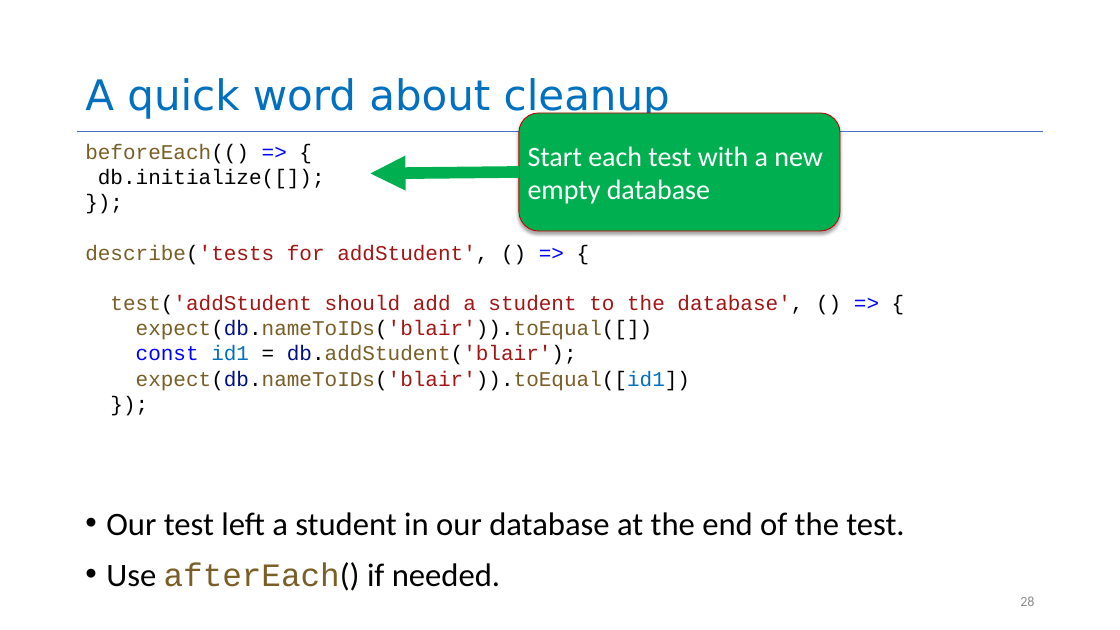
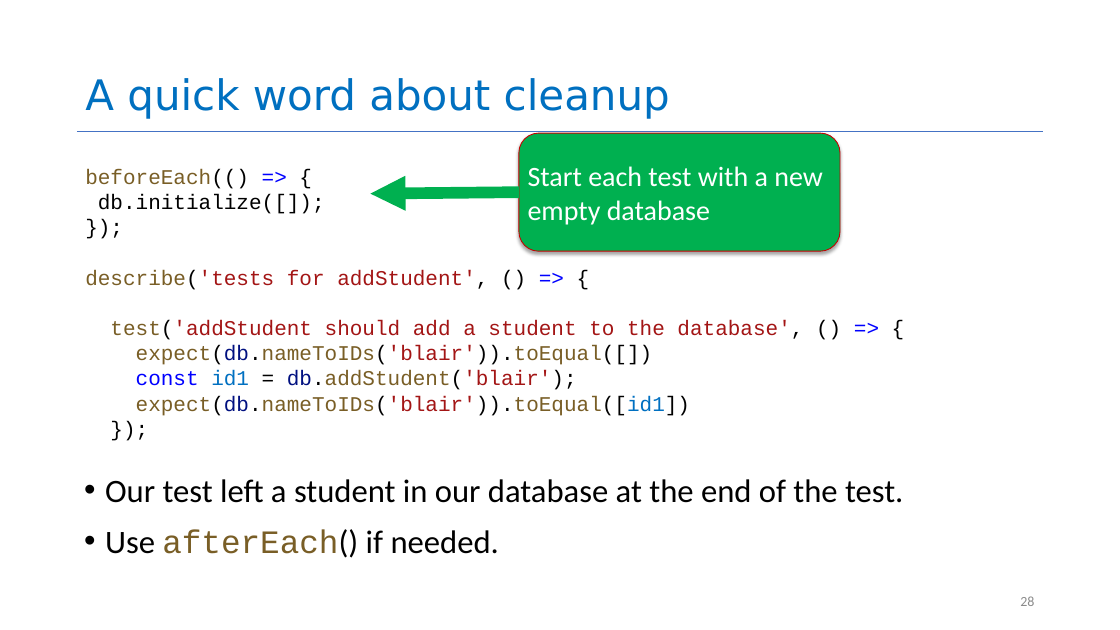
Before and after one commit to yashburshe/CS4530-Fall-2025, a slide deck: slide 28 of Slides/Module 02 From Requirements to Code.pptx. Drawn at 1120x630 pixels with LibreOffice and Linux fonts; fonts in the diff are those of the drawing. Boxes give left, top, right and bottom in pixels: in the first picture for what was removed or moved away, otherwise in the second. Text is boxed around its words. In the diff, an @@ line names an element or a change of style, - is before the commit and + after.

```diff
--- a/Slides/Module 02 From Requirements to Code.pptx
+++ b/Slides/Module 02 From Requirements to Code.pptx
@@ rounded rectangle "Start each test with a ..." moved from (x1=519, y1=113, x2=840, y2=231) to (x1=519, y1=134, x2=840, y2=252) @@
@@ text "beforeEach(() => {" moved from (x1=85, y1=144, x2=803, y2=391) to (x1=85, y1=169, x2=803, y2=416) @@
@@ arrow moved from (519, 172) - (371, 174) to (519, 192) - (371, 194) @@
@@ text "Our test left a student ..." moved from (x1=106, y1=512, x2=904, y2=591) to (x1=105, y1=479, x2=903, y2=558) @@
```
Also in this commit, not shown: 3 other slides changed, 1 other file.
